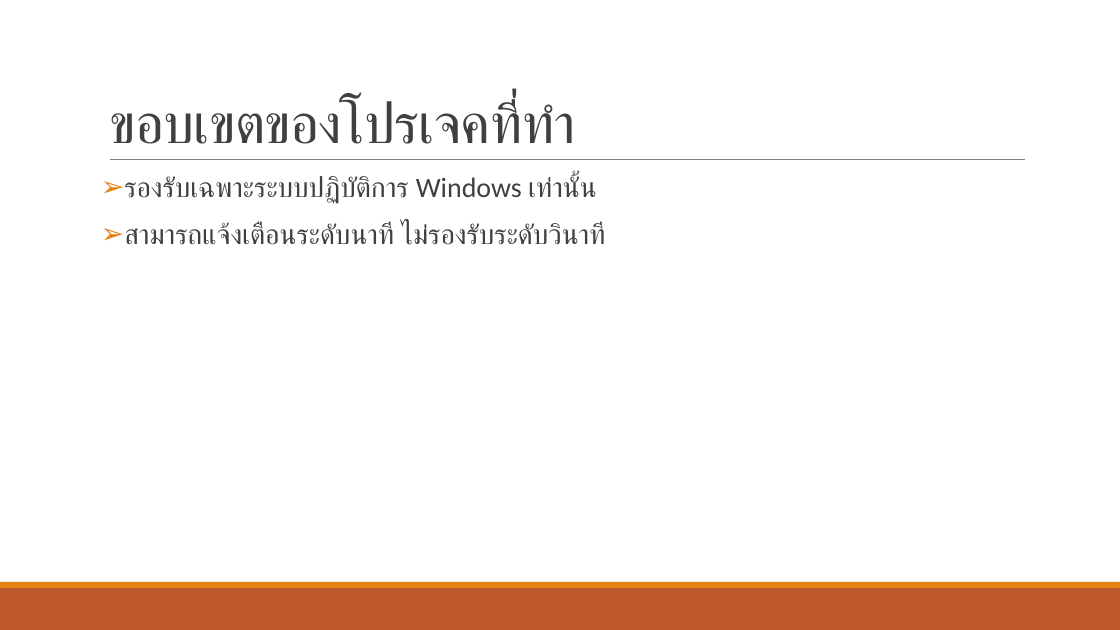
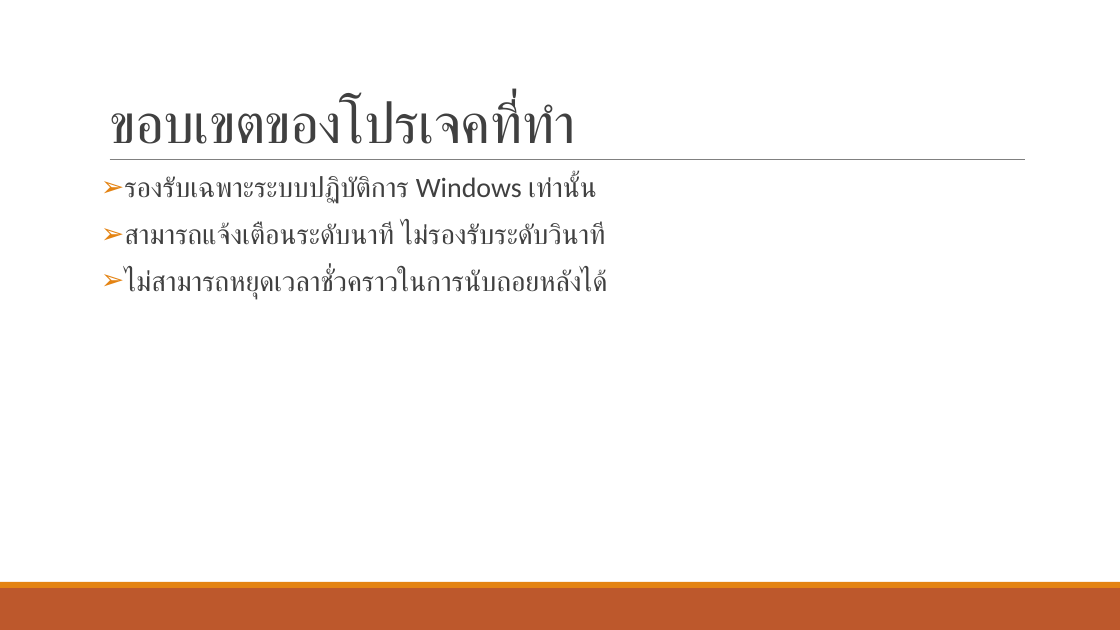
Before and after one commit to wannaphong/timenone, a slide deck: slide 3 of งานนำเสนอ.pptx. Drawn at 1120x630 pixels with LibreOffice and Linux fonts; fonts in the diff are those of the drawing. Boxes give left, top, right and bottom in pixels: in the first picture for what was removed or moved away, otherwise in the second. Text is boxed around its words. In the diff, an @@ line names an element or a change of style, - is before the commit and + after.

```diff
--- a/งานนำเสนอ.pptx
+++ b/งานนำเสนอ.pptx
@@ text at (124, 269, 607, 299): paragraph added @@
+➢ ไม่สามารถหยุดเวลาชั่วคราวในการนับถอยหลังได้
```
Also in this commit, not shown: 5 other slides changed, 4 slides added.
